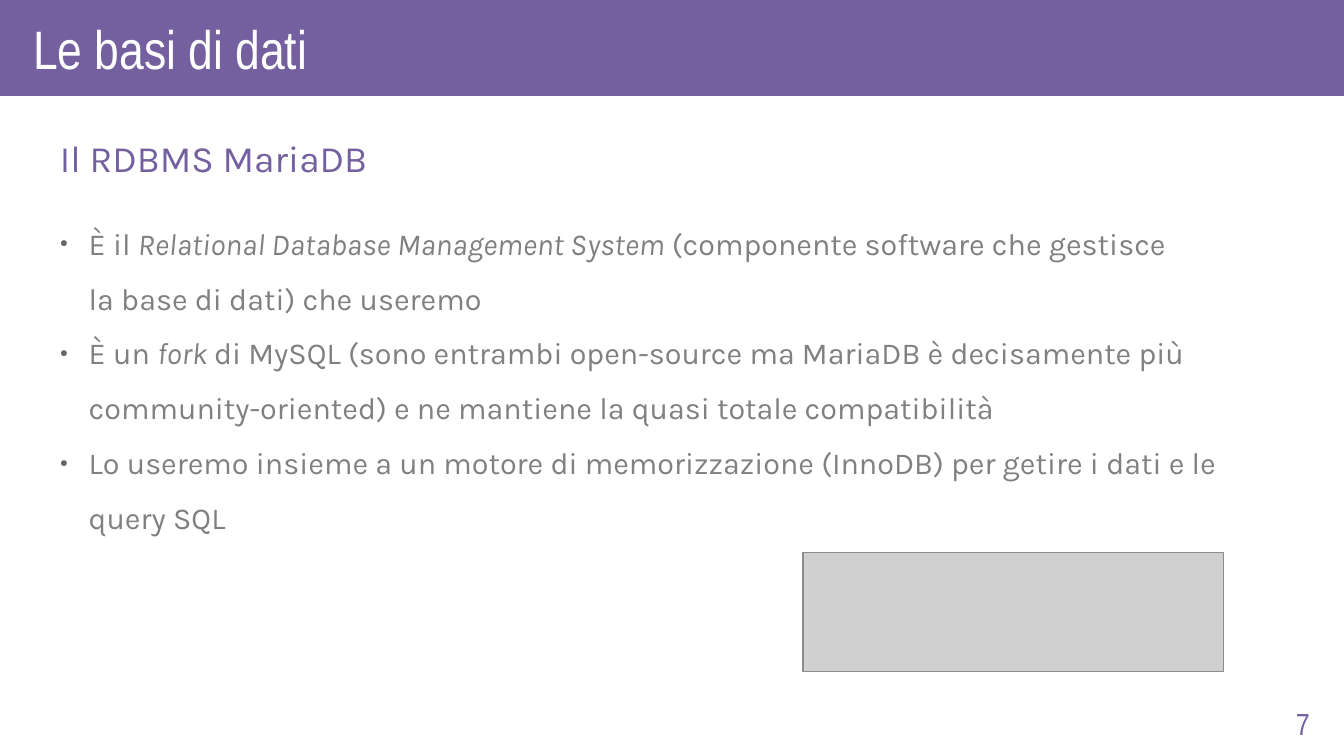
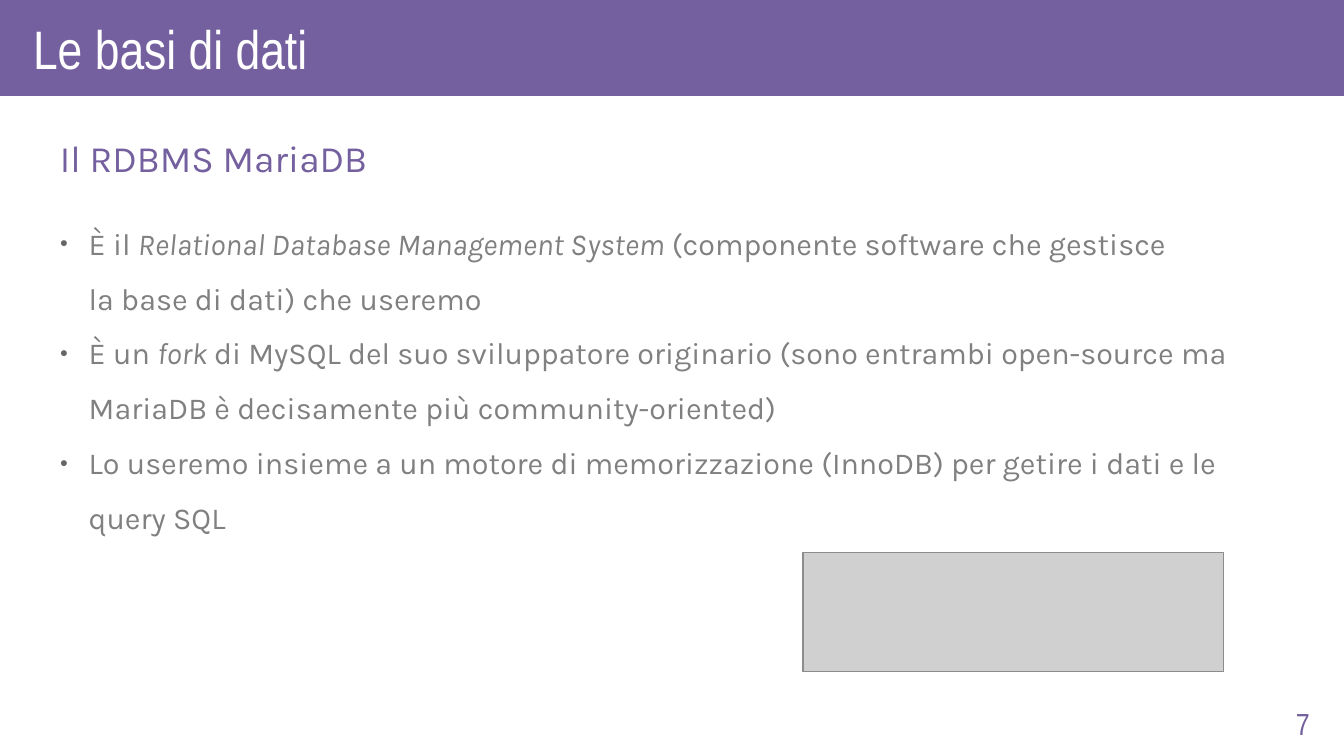
Before and after one commit to AlexF1789/corsoPHP, a slide deck: slide 7 of slide_odp/lez6.odp. Drawn at 1344x756 pixels with LibreOffice and Linux fonts; fonts in the diff are those of the drawing; grey boxes stand for pictures. Boxes give left, top, right and bottom in pixels: in the first picture for what was removed or moved away, otherwise in the second. Text is boxed around its words. In the diff, an @@ line names an element or a change of style, - is before the commit and + after.

```diff
--- a/slide_odp/lez6.odp
+++ b/slide_odp/lez6.odp
@@ text at box(89, 338, 1226, 427): text changed @@
-● È un fork di MySQL (sono entrambi open-source ma MariaDB è decisamente più
-  community-oriented) e ne mantiene la quasi totale compatibilità
+● È un fork di MySQL del suo sviluppatore originario (sono entrambi open-source ma
+  MariaDB è decisamente più community-oriented)
```
Also in this commit, not shown: 13 slides added, 2 slides removed.
